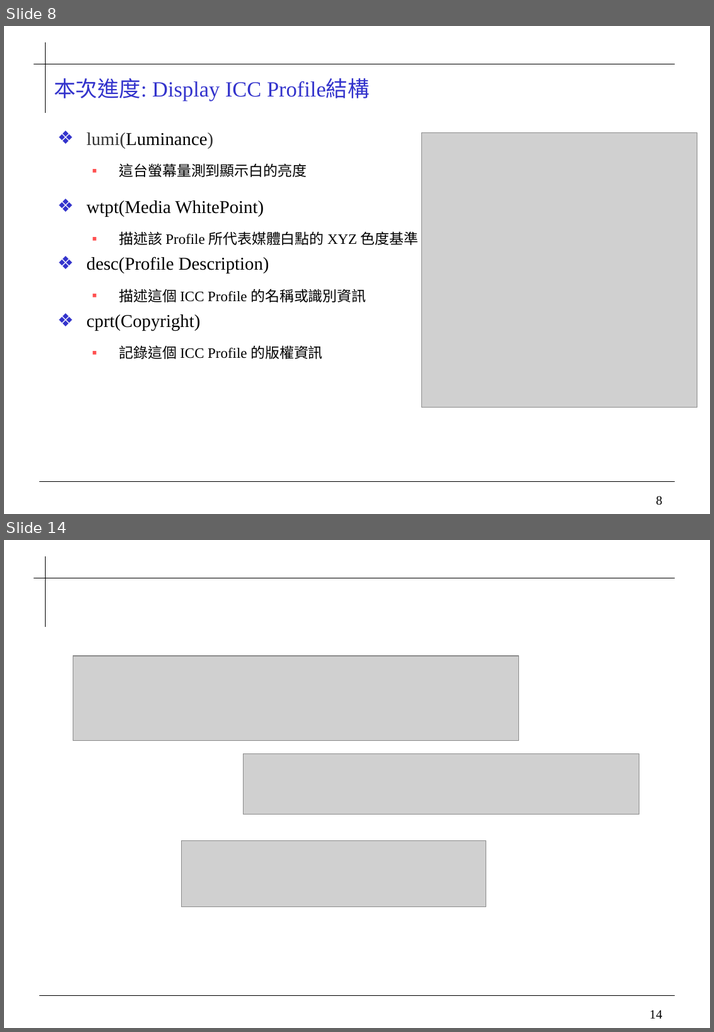
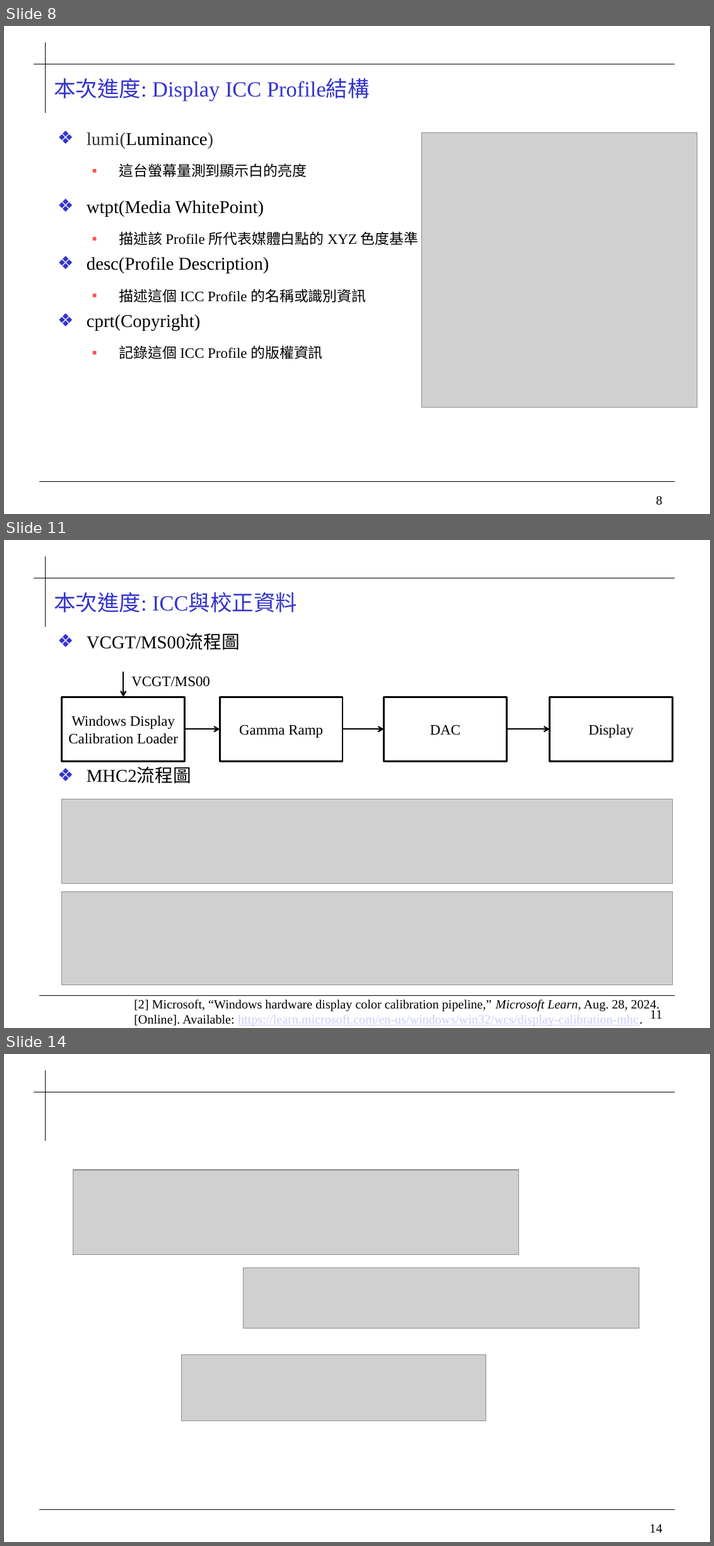
Before and after one commit to 0ilasis0/home, a slide deck: ICCPROFILE_0920.pptx. Shown one above the other, each under a label of ours: slides 8 and 14 before the commit, slides 8, 11 and 14 after it; the slides between them are not shown. The pictures are 714x1032 and 714x1546 pixels, drawn with LibreOffice and Linux fonts; fonts in the diff are those of the drawing; grey boxes stand for pictures; background and template pictures are left out. Boxes give left, top, right and bottom in pixels: in the first picture for what was removed or moved away, otherwise in the second. Text is boxed around its words. In the diff, an @@ line names an element or a change of style, - is before the commit and + after.

```diff
--- a/ICCPROFILE_0920.pptx
+++ b/ICCPROFILE_0920.pptx
@@ slide 11 added at [4,540,710,1028], background #FFFFFF; not listed: 4 template elements that a slide beside it also shows @@
@@ title added at [54,592,297,612], 24 pt, text #3333CC @@
+本次進度: ICC與校正資料
@@ text added at [87,634,240,784], 20 pt, text #000000 @@
+  ❖ VCGT/MS00流程圖
+  ❖ MHC2流程圖
@@ group added at [62,672,672,762]: 4 rectangles, 4 arrows, 1 text @@
+Windows Display Calibration Loader
+Gamma Ramp
+DAC
+Display
+VCGT/MS00
@@ picture added at [62,800,672,884] @@
@@ picture added at [62,892,672,985] @@
@@ text added at [134,1000,659,1026], 14 pt, text #000000 @@
+[2] Microsoft, “Windows hardware display color calibration pipeline,” Microsoft Learn, Aug. 28, 2024. [Online]. Available: https://learn.microsoft.com/en-us/windows/win32/wcs/display-calibration-mhc.
```
Also in this commit, not shown: 5 slides changed, 1 slide removed.
